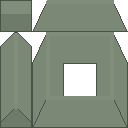
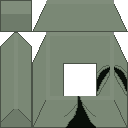
Two versions of the same layered image (w=128, h=128). Layer-by-layer changes:
showed "doors open", painted on it over [64, 65, 127, 128]
